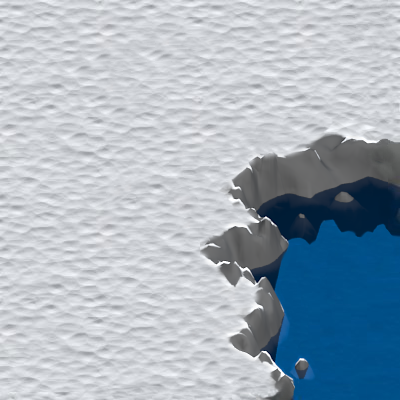
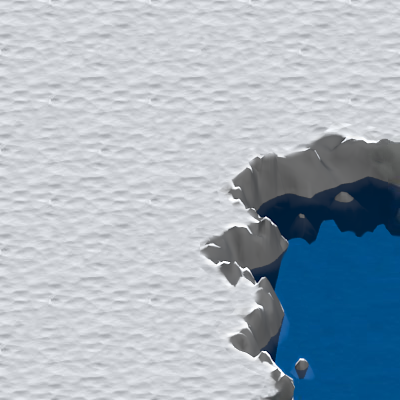
Layered file, before and after one edit (400×400). Changes by layer:
painted on "Pasted Layer" over [0, 0, 400, 400]
